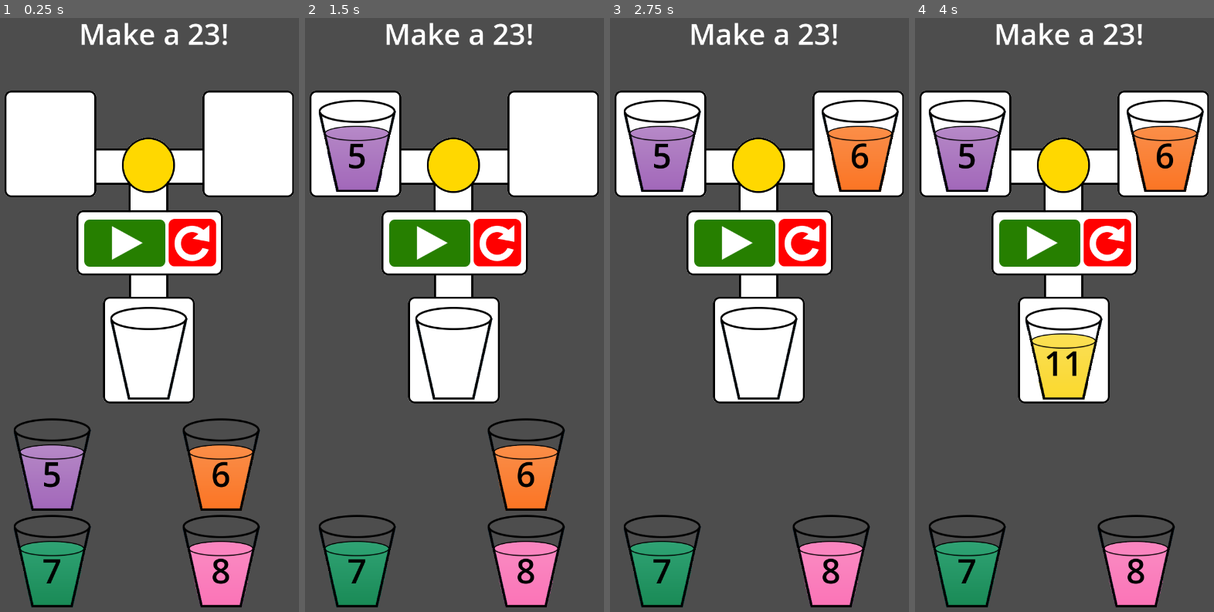
Above: before the commit, frames 1-4 (left to right).
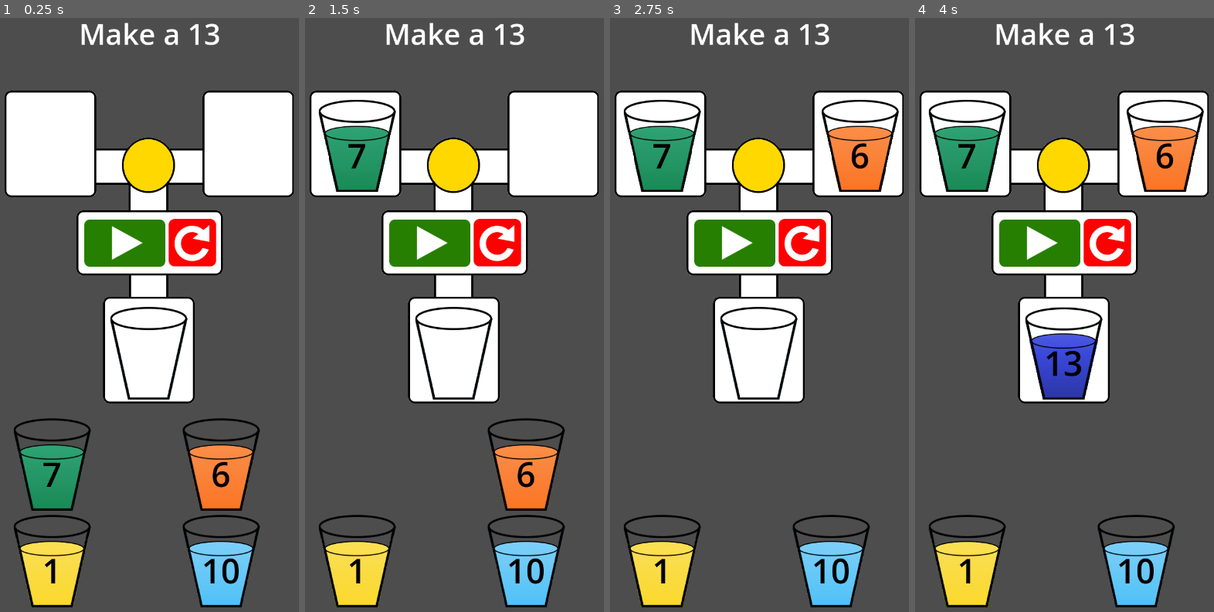
Above: after the commit, the same moments.

Repository: ditari/mix-math
Game: Godot game, scene res://scenes/main.tscn
Same seed, same stepped clock (60 frames per second), same inputs: the game is played once before the commit and once after it.
Inputs (mouse positions are in pixels of both pictures, inside the frame that each line leads up to):
- Up to frame 1 (0.25 s): no input
- Up to frame 2 (1.5 s): click (358, 469) at 0.52 s; click (430, 243) at 1.25 s
- Up to frame 3 (2.75 s): click (831, 469) at 2.02 s
- Up to frame 4 (4 s): click (1040, 243) at 2.75 s; click (968, 564) at 3.52 s

The runs differ from the first frame. In frame 1, 5.5% of the frame differs, in the area x 5-85%, y 0-100%; in frame 2, 5.5%; in frame 3, 5.5%; in frame 4, 7.3%.

Commit message:
generate questions

Diff:
--- a/scripts/main.gd
+++ b/scripts/main.gd
@@ -7,8 +7,8 @@
 
 var obj
 var emptycup
-var choices = [5,6,7,8]
-var targetnumber = 11
+var choices = [] # [5,6,7,8]
+var targetnumber #=  11
 
 #index yg dipilih
 var boxindex1 = null
@@ -34,10 +34,29 @@
 	$cupresult.add_child(emptycup)
 
 	#generate array choices angka nya dulu
-	#...
+	generatechoicesarray()
 	#baru generate cups choice nya
 	generatecups()
 
+func generatechoicesarray():
+	#randomize number from 0 to 10
+	var numbers = range(11)   # 0–10
+	numbers.shuffle()
+
+	#get choicesarray
+	for i in range(4):
+		choices.append(numbers[i])
+
+	#randomize index 0 to 3
+	var nums = [0, 1, 2, 3]
+	nums.shuffle()
+
+	#get two index
+	var index1 = nums[0]
+	var index2 = nums[1]
+
+	targetnumber = choices[index1] + choices[index2]
+	$Label.text = "Make a " + str(targetnumber)
 
 func generatecups():
 	for child in $cupschoice.get_children():
@@ -148,3 +167,8 @@
 
 		var n = str(result)[-1]
 		obj.get_node("AnimatedSprite2D").play(n)
+
+		if result == targetnumber:
+			print("correct")
+		else :
+			print("wrong")
